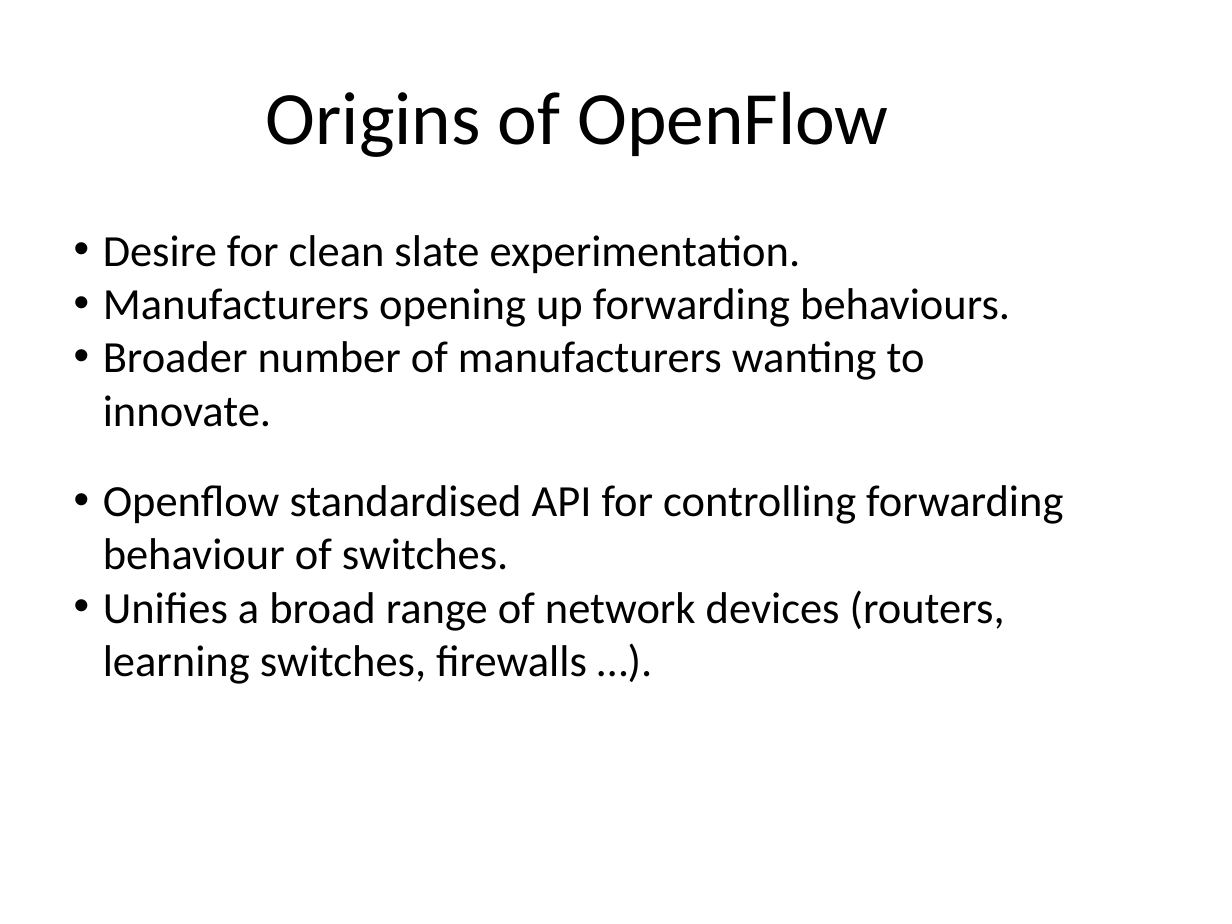
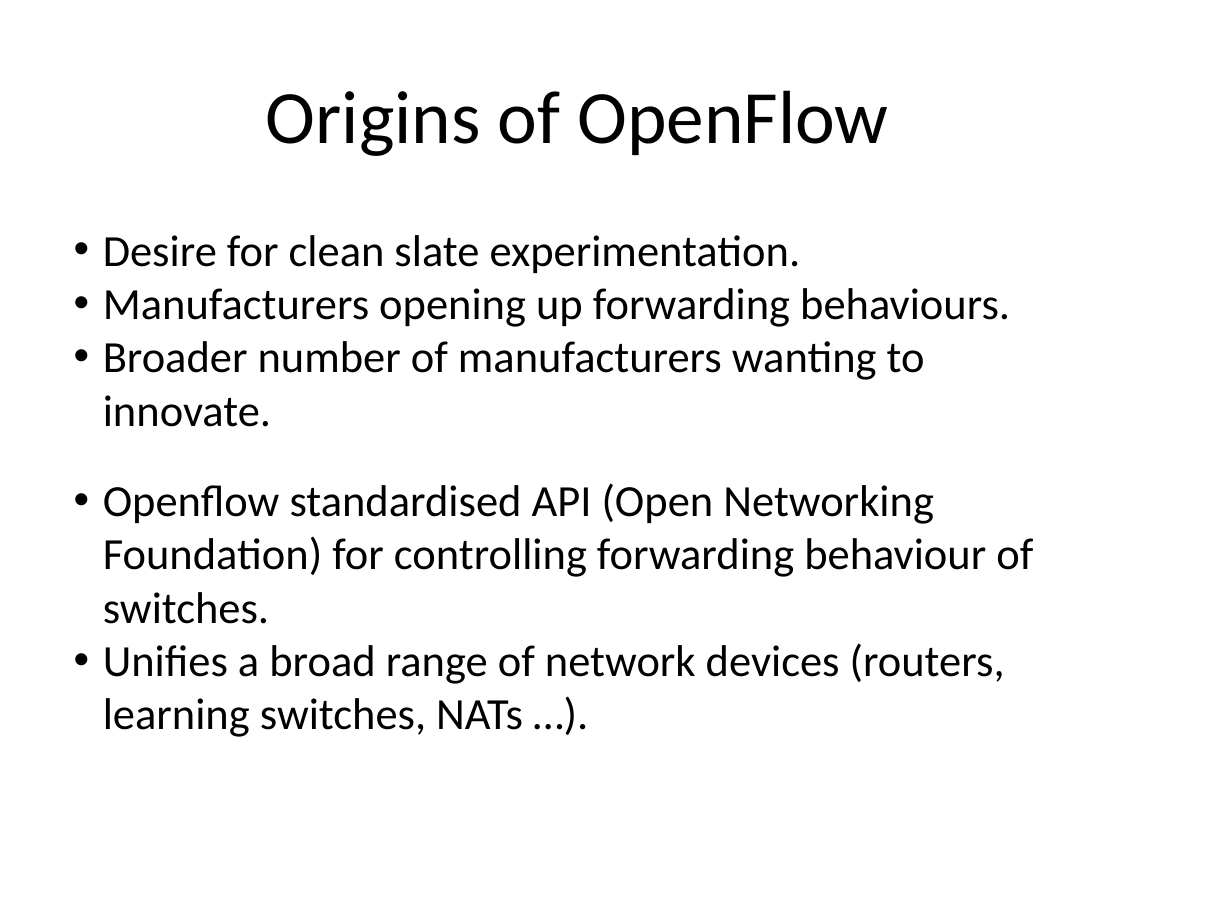
Before and after one commit to gwacter-zz/sdn-workshop, a slide deck: slide 14 of presentations/SDN-Introduction.pptx (slide 10 before the commit). Drawn at 1232x924 pixels with LibreOffice and Linux fonts; fonts in the diff are those of the drawing; background and template pictures are left out. Boxes give left, top, right and bottom in pixels: in the first picture for what was removed or moved away, otherwise in the second. Text is boxed around its words. In the diff, an @@ line names an element or a change of style, - is before the commit and + after.

```diff
--- a/presentations/SDN-Introduction.pptx
+++ b/presentations/SDN-Introduction.pptx
@@ text at <box>103,483,1033,737</box>: text changed @@
-• Openflow standardised API for controlling forwarding behaviour of switches.
-• Unifies a broad range of network devices (routers, learning switches, firewalls …).
+• Openflow standardised API (Open Networking Foundation) for controlling forwarding behaviour of switches.
+• Unifies a broad range of network devices (routers, learning switches, NATs …).
```
Also in this commit, not shown: 10 other slides changed, 22 slides added, 15 slides removed.
